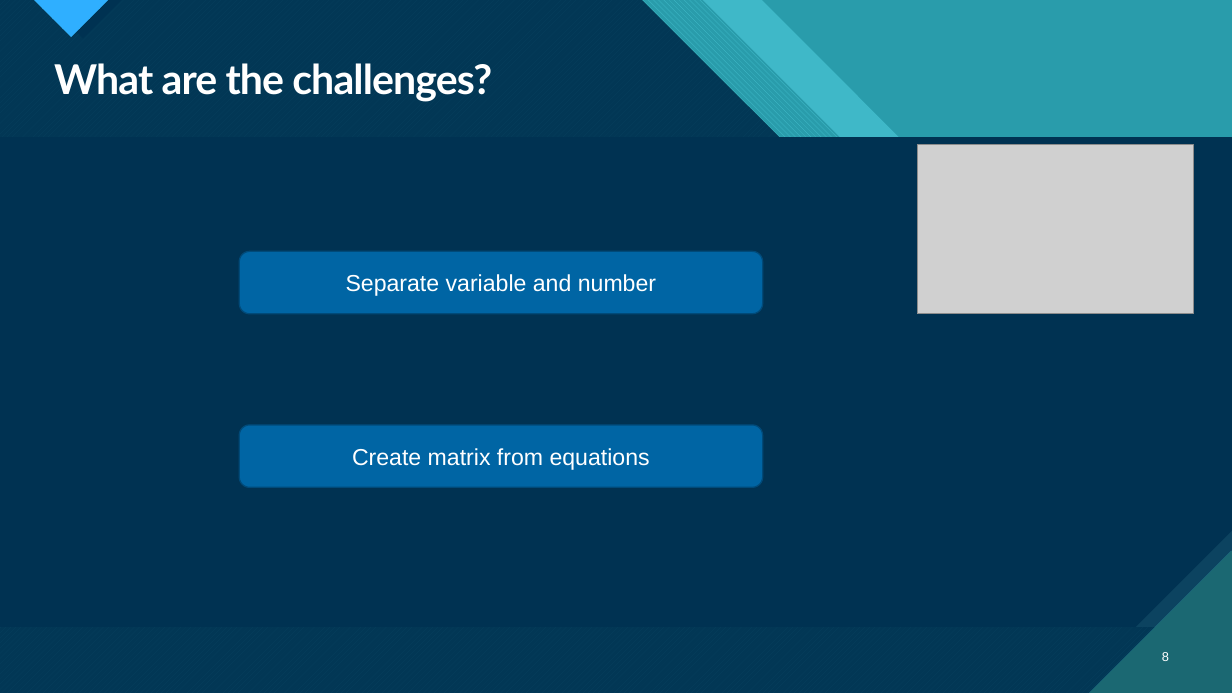
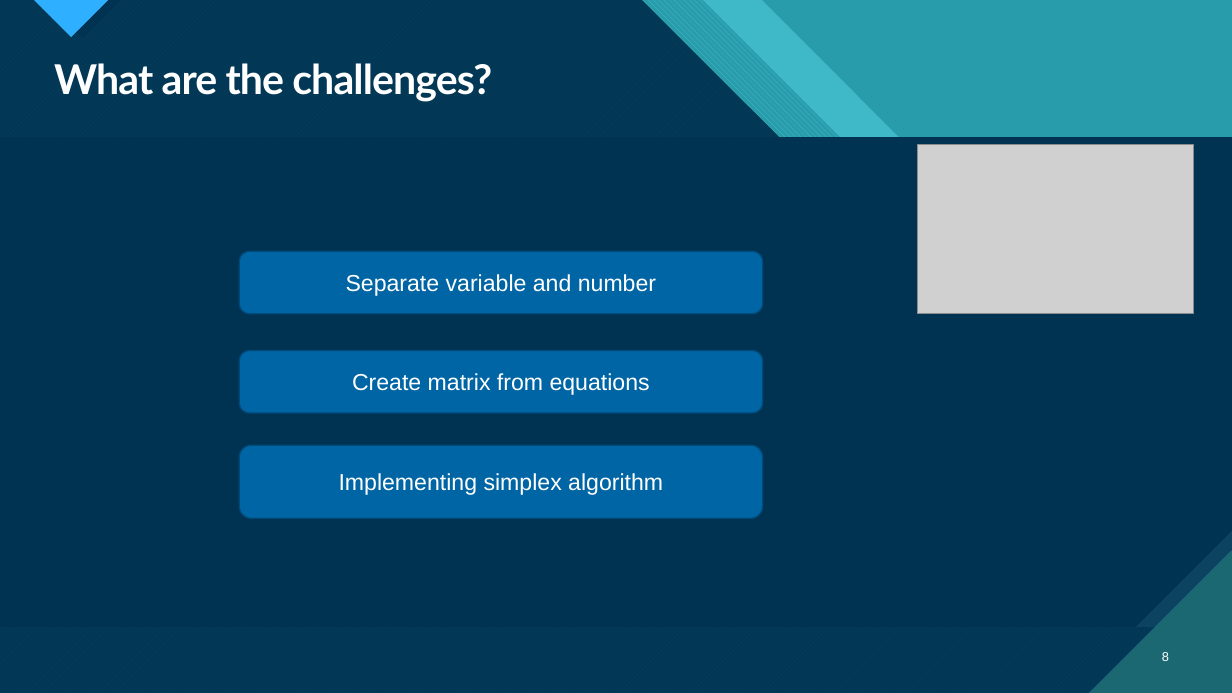
Before and after one commit to mdSakibAlHasan/Mobile_banking, a slide deck: slide 8 of SOFTWARE PROJECT LAB-1.pptx. Drawn at 1232x693 pixels with LibreOffice and Linux fonts; fonts in the diff are those of the drawing; grey boxes stand for pictures. Boxes give left, top, right and bottom in pixels: in the first picture for what was removed or moved away, otherwise in the second. Text is boxed around its words. In the diff, an @@ line names an element or a change of style, - is before the commit and + after.

```diff
--- a/SOFTWARE PROJECT LAB-1.pptx
+++ b/SOFTWARE PROJECT LAB-1.pptx
@@ rounded rectangle "Create matrix from equations": place and size @@
-rounded rectangle "Create matrix from equations" at <box>239,425,763,488</box>
+rounded rectangle "Create matrix from equations" at <box>239,350,763,413</box>
@@ rounded rectangle added at <box>239,445,763,518</box>, fill #0065A4, outline #004B79 1 pt, 18 pt, text #FFFFFF @@
+Implementing simplex algorithm
```
Also in this commit, not shown: 4 other slides changed, 1 slide added, 2 slides removed.
